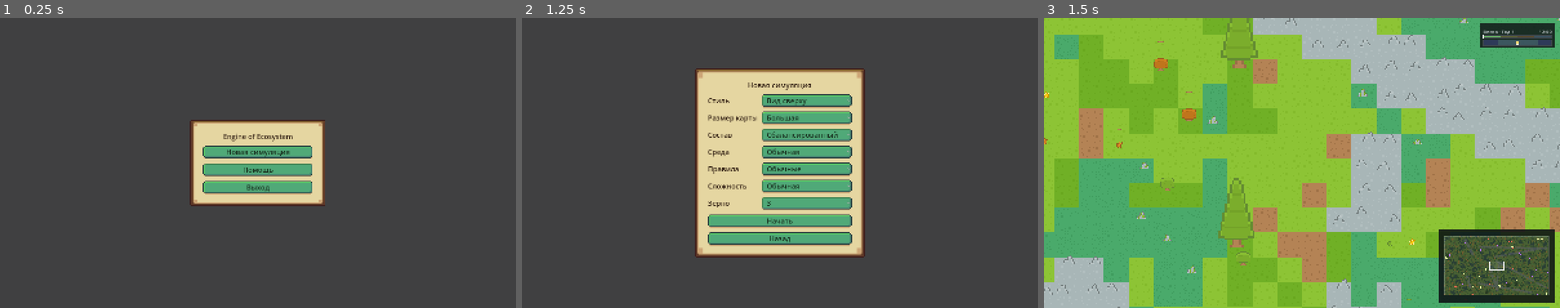
Above: before the commit, frames 1-3 (left to right).
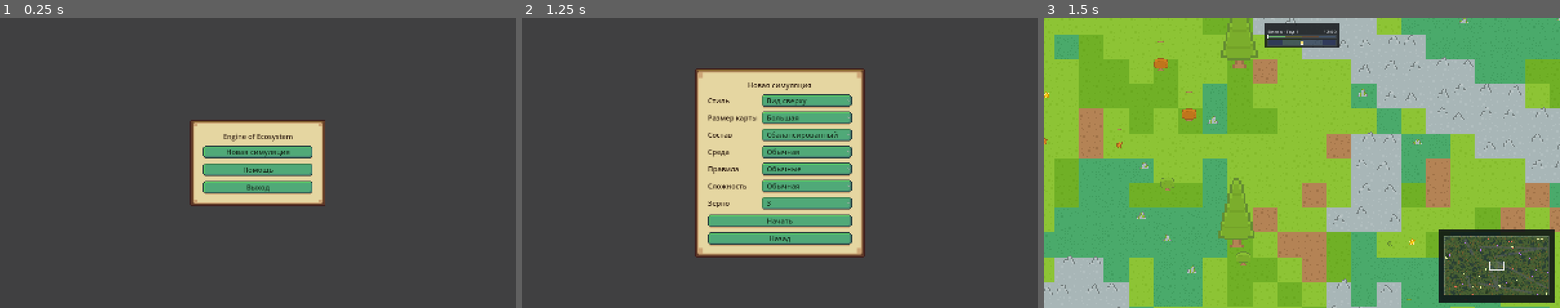
Above: after the commit, the same moments.

Repository: plasticlife-art/animals
Game: Godot game, scene res://scenes/main/main.tscn
The game is run twice, just before and just after one commit, with the same random seed, the same clock (stepped at 60 frames per second) and the same inputs.
Inputs:
- Up to frame 1 (0.25 s): no input
- Up to frame 2 (1.25 s): click "Новая симуляция" at 0.5 s
- Up to frame 3 (1.5 s): click "Начать" at 1.25 s

Frames 1-2 are identical in both runs. In frame 3, 2.4% of the frame differs, in the area x 42-99%, y 1-11%.

Commit message:
Move the clock out from behind the charts, and link the scavenger statically
The season and clock indicator sat entirely inside the charts panel: both were
pinned to the top-right corner, and `ClimateIndicator` is a sibling of `HUD`
declared later, so it drew on top of the population graph. It is now centred on
the top edge, in the band between the debug panel and the charts. Centre rather
than stacked with the charts because it is the one readout that survives the HUD
toggle - `set_hud_visible()` hides the debug panel and the charts and leaves this
up - so it needs a home that does not depend on their state. The band is
`width - 936` wide, so below about 1170 px of window the three no longer fit
across the top and this returns.

Separately, `scripts/agents/scavenger.gd` had no static reference anywhere, so
`SpeciesRegistry` was resolving it with `load()` at run time from the `role.script`
path. Every other agent script is in that table; I wrote the comment explaining
why it exists and then did not add the species I was adding.

That is worth doing on its own, but it is not the cure it first looked like.
Running the real scene reports intermittent unresolved base classes -
`super.export_runtime_state()` with no such function, `Steering.wander` missing,
evaluators that cannot find `veto` - and the preload does not end them: measured
across six runs afterwards, between zero and twelve each. The same measurement on
4e3bf3d, before any of this work, gives 102 to 123 per run, all of them
`SimulationWorker.step` reaching a `WorldState` whose script has not resolved on
its thread. So the race belongs to the threaded worker, not to the registry; the
static linkage narrows it and nothing here closes it. The test suite cannot see
any of it, because it never loads the main scene.

Co-Authored-By: Claude Opus 5 <noreply@anthropic.com>

Diff:
--- a/scenes/main/main.tscn
+++ b/scenes/main/main.tscn
@@ -334,15 +334,15 @@
 [node name="ClimateIndicator" type="Control" parent="CanvasLayer" unique_id=370118992]
 unique_name_in_owner = true
 layout_mode = 0
-anchor_left = 1.0
+anchor_left = 0.5
 anchor_top = 0.0
-anchor_right = 1.0
+anchor_right = 0.5
 anchor_bottom = 0.0
-offset_left = -248.0
+offset_left = -116.0
 offset_top = 16.0
-offset_right = -16.0
+offset_right = 116.0
 offset_bottom = 92.0
-grow_horizontal = 0
+grow_horizontal = 2
 mouse_filter = 2
 script = ExtResource("15")
 
--- a/scripts/world/world_state.gd
+++ b/scripts/world/world_state.gd
@@ -1,12 +1,21 @@
 class_name WorldState
 extends RefCounted
 
-# Agents are instantiated through `SpeciesRegistry`, from the `role.script` path in
-# species.json, so nothing here names a species any more. These preloads stay because
-# a path read out of JSON is not a static dependency: without them an export build has
-# no reason to package the agent scripts at all.
+# Agents are dispatched through `SpeciesRegistry`, from the `role.script` path in
+# species.json, so no branch here names a species any more. This table is not
+# dispatch - it is linkage, and every species script has to appear in it.
+#
+# A path read out of JSON is not a static dependency, so without an entry here the
+# script is resolved by `load()` at run time. That is late enough to race: the
+# interactive worker builds a second `WorldState` on its own thread, and a class
+# still being compiled when the other side reaches it resolves to a half-built
+# base. The symptom is not a missing file but `super.export_runtime_state()`
+# reporting no such function, `Steering.wander` vanishing, and a `Scavenger` that
+# answers to none of `AgentBase` - intermittently, a different set each run.
+# It also gives an export build a reason to package the scripts at all.
 const HerbivoreScript = preload("res://scripts/agents/herbivore.gd")
 const PredatorScript = preload("res://scripts/agents/predator.gd")
+const ScavengerScript = preload("res://scripts/agents/scavenger.gd")
 const AgentBaseScript = preload("res://scripts/agents/agent_base.gd")
 const AgentPerceptionSnapshotScript = preload("res://scripts/agents/agent_perception_snapshot.gd")
 const ResourceSystemScript = preload("res://scripts/world/resource_system.gd")
